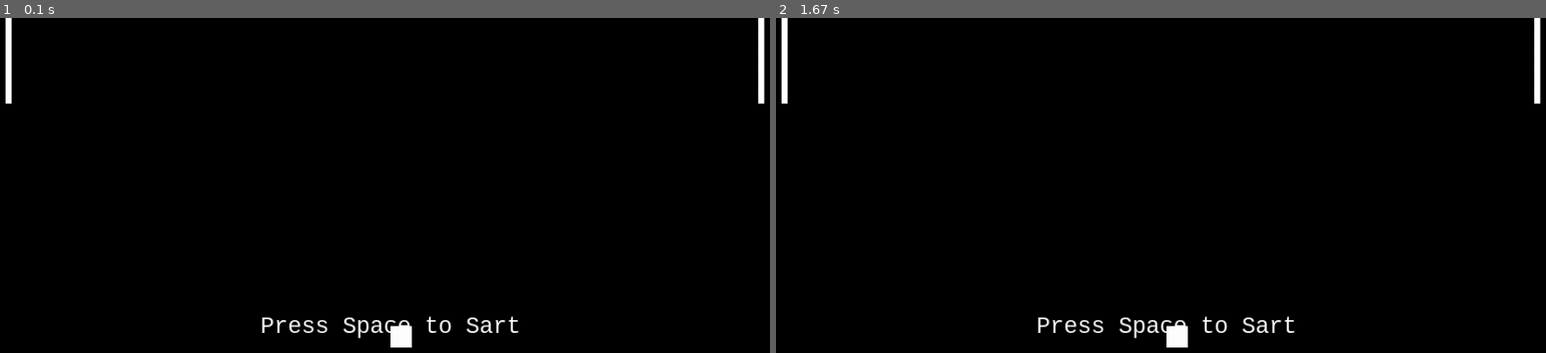
Above: before the commit, frames 1-2 (left to right).
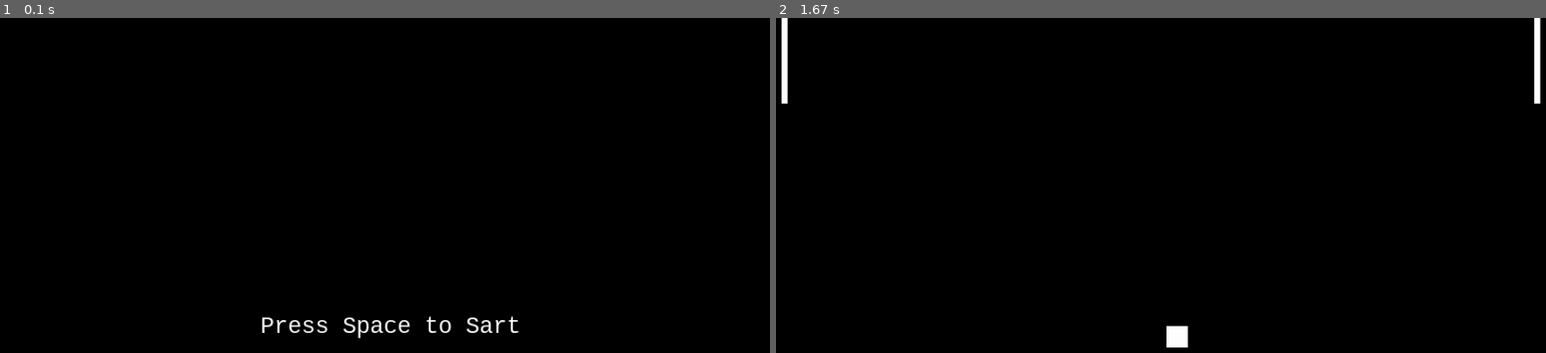
Above: after the commit, the same moments.

Repository: ikeban/codexPyGame
Game: pygame game, started from main.py
The game is run twice, just before and just after one commit, with the same random seed, the same clock (stepped at 60 frames per second) and the same inputs.
Inputs:
- Up to frame 1 (0.1 s): no input
- Up to frame 2 (1.67 s): tap Space at 0.33 s

The runs differ from the first frame. In frame 1, 0.6% of the frame differs, in the area x 0-100%, y 0-99%; in frame 2, 0.5%.

Commit message:
Making indentation consistant

Diff:
--- a/main.py
+++ b/main.py
@@ -58,62 +58,63 @@
 
     # GAME LOOP
     while not exitGame:
-       """
-       set the back ground color to black
-       needs to be called everytime the game updates
-       """
-       screen.fill(COLOR_BLACK)
+        """
+        set the back ground color to black
+        needs to be called everytime the game updates
+        """
+        screen.fill(COLOR_BLACK)
 
-       # make the ball move after 3 seconds
-       if not started:
-          # load the Consolas font
-          font = pygame.font.SysFont('Consolas', 30)
+        # make the ball move after 3 seconds
+        if not started:
+            # load the Consolas font
+            font = pygame.font.SysFont('Consolas', 30)
 
-          # draw some text to the center of teh screen
-          text = font.render('Press Space to Sart', True, COLOR_WHITE)
-          text_rect = text.get_rect()
-          text_rect.center = (SCREEN_WIDTH // 2, SCREEN_HEIGHT // 2)
-          screen.blit(text, text_rect)
+            # draw some text to the center of teh screen
+            text = font.render('Press Space to Sart', True, COLOR_WHITE)
+            text_rect = text.get_rect()
+            text_rect.center = (SCREEN_WIDTH // 2, SCREEN_HEIGHT // 2)
+            screen.blit(text, text_rect)
 
-          # update the display
-          # pygame.display.flip()
+            # update the display
+            pygame.display.flip()
 
-          clock.tick(60)
-          for event in pygame.event.get():
-              if event.type == pygame.QUIT:
-                    pygame.quit()
+            clock.tick(60)
+            for event in pygame.event.get():
+                if event.type == pygame.QUIT:
                     exitGame = True
-              if event.type == pygame.KEYDOWN:
-                 if event.key == pygame.K_SPACE:
-                    started = True
+                if event.type == pygame.KEYDOWN:
+                    if event.key == pygame.K_SPACE:
+                        started = True
+            continue
 
 
-       """
-       get the time elapse between now and the last frame
-       60 is an arbitrary number but the game runs smooth at 60 FPS
-       """
-       selta_time = clock.tick(60)
+        """
+        get the time elapse between now and the last frame
+        60 is an arbitrary number but the game runs smooth at 60 FPS
+        """
+        selta_time = clock.tick(60)
 
-       # checking for events
-       for event in pygame.event.get():
+        # checking for events
+        for event in pygame.event.get():
 
-          # if the user exits the windows
-          if event.type == pygame.QUIT:
+            # if the user exits the windows
+            if event.type == pygame.QUIT:
 
-             # exit the function, to finish the game
-             exitGame = True
+                # exit the function, to finish the game
+                exitGame = True
 
-       # draw player 1 and player 2's paddle rects with the white color
-       pygame.draw.rect(screen, COLOR_WHITE, paddle_1_rect)
-       pygame.draw.rect(screen, COLOR_WHITE, paddle_2_rect)
+        # draw player 1 and player 2's paddle rects with the white color
+        pygame.draw.rect(screen, COLOR_WHITE, paddle_1_rect)
+        pygame.draw.rect(screen, COLOR_WHITE, paddle_2_rect)
 
-       # draw the ball with the white color
-       pygame.draw.rect(screen, COLOR_WHITE, ball_rect)
+        # draw the ball with the white color
+        pygame.draw.rect(screen, COLOR_WHITE, ball_rect)
 
-       # update the display (this is necessary for Pygame)
-       pygame.display.update()
+        # update the display (this is necessary for Pygame)
+        pygame.display.update()
 
     print("This is end of game")
+    pygame.quit()
 
 
 if __name__ == '__main__':
